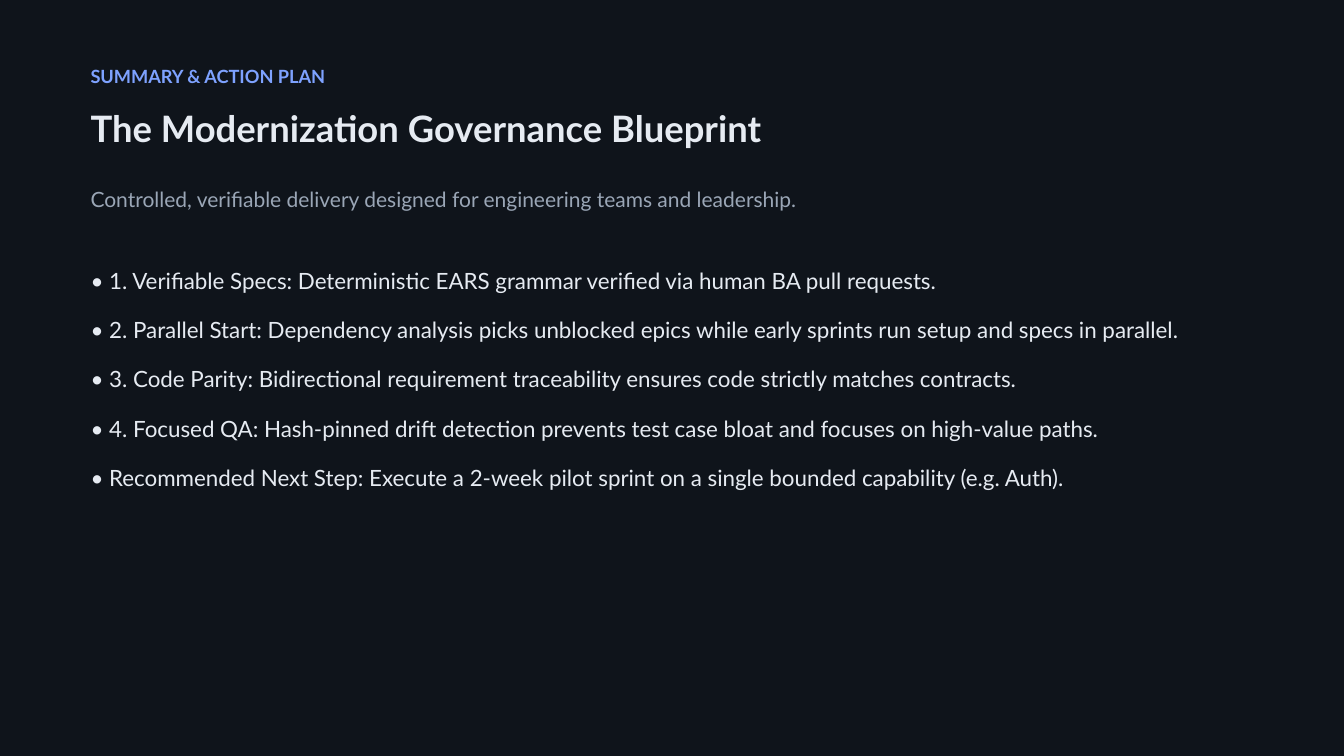
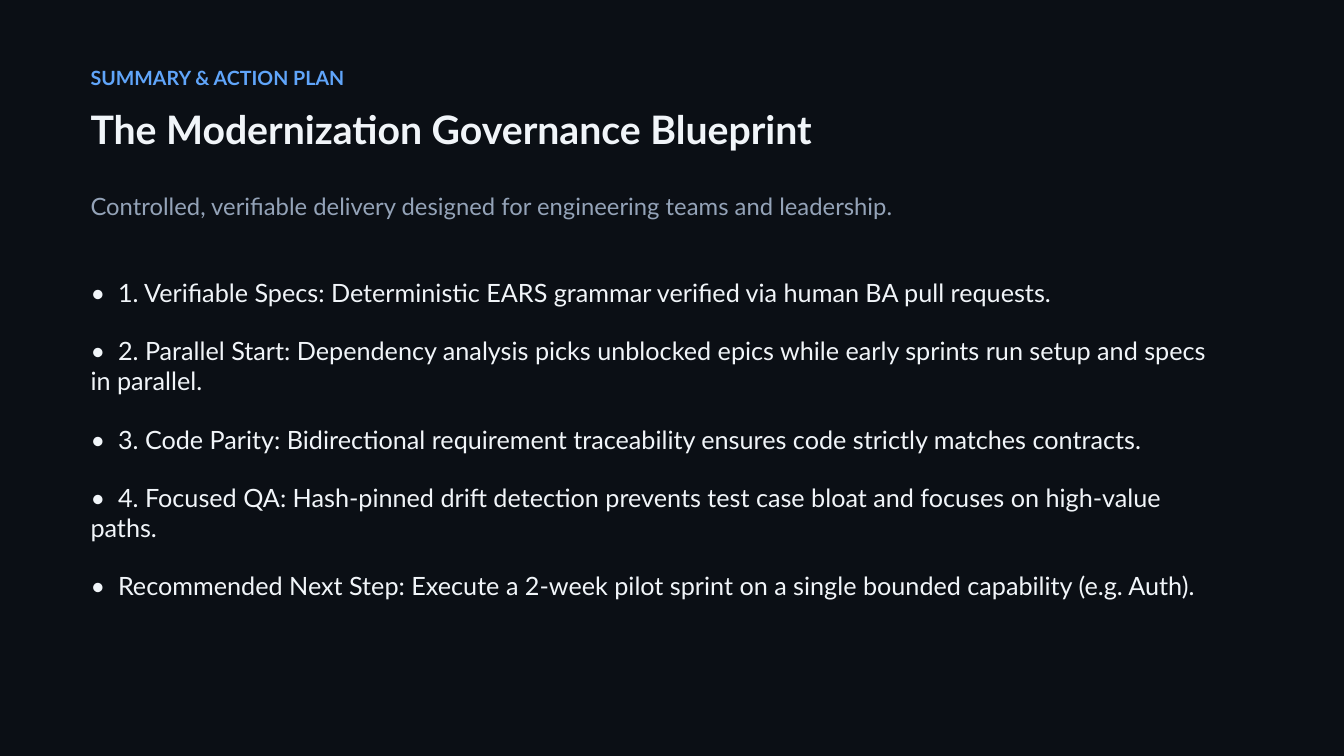
Before and after one commit to giangdhwhtbr/gin-workflow, a slide deck: slide 12 of docs/presentations/brownfield-modernization.pptx (slide 14 before the commit). Drawn at 1344x756 pixels with LibreOffice and Linux fonts; fonts in the diff are those of the drawing. Boxes give left, top, right and bottom in pixels: in the first picture for what was removed or moved away, otherwise in the second. Text is boxed around its words. In the diff, an @@ line names an element or a change of style, - is before the commit and + after.

```diff
--- a/docs/presentations/brownfield-modernization.pptx
+++ b/docs/presentations/brownfield-modernization.pptx
@@ rectangle at (0, 0, 1344, 756): fill #0F141B to #0B0F15 @@
@@ text "SUMMARY & ACTION PLAN" at (91, 70, 344, 85): size 13 to 14 pt, text colour #7EA2FF to #60A5FA @@
@@ text "The Modernization Governance Blueprint" at (91, 115, 811, 151): size 26 to 28 pt, text colour #E6EBF2 to #F1F5F9 @@
@@ text "Controlled, verifiable delivery designed for ..." at (91, 197, 892, 220): size 15 to 17 pt, text colour #9AA6B6 to #94A3B8 @@
@@ text "• 1. Verifiable Specs: Deterministic ...": place and size @@
-text "• 1. Verifiable Specs: Deterministic ..." at (109, 272, 1178, 490)
+text "• 1. Verifiable Specs: Deterministic ..." at (91, 283, 1205, 600)
@@ text "• 1. Verifiable Specs: Deterministic ..." at (91, 283, 1205, 600): size 16 to 18 pt, text colour #E6EBF2 to #F1F5F9; more space between paragraphs @@
```
Also in this commit, not shown: 10 other slides changed, 1 slide added, 3 slides removed, 1 other file.
